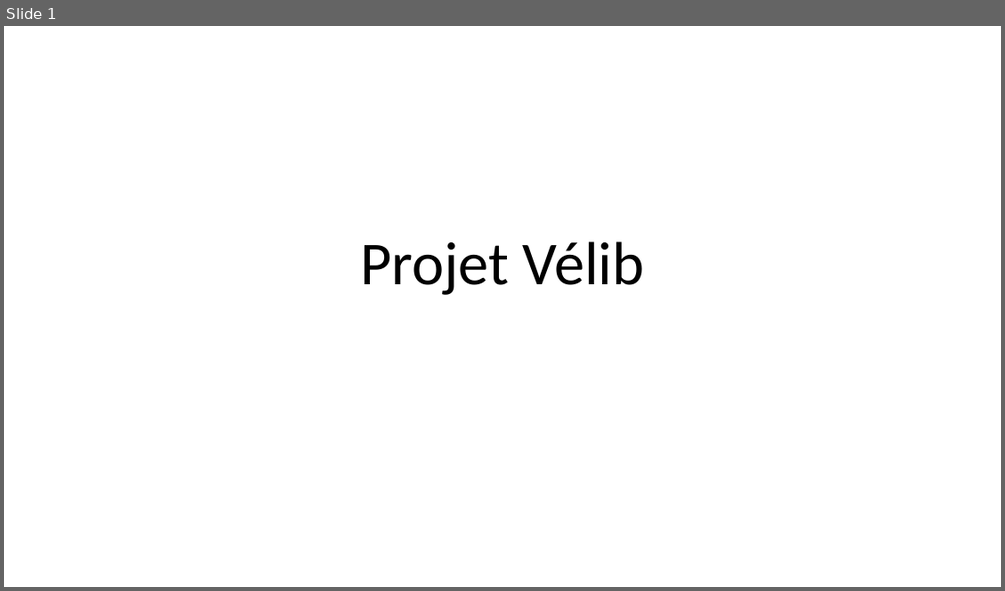
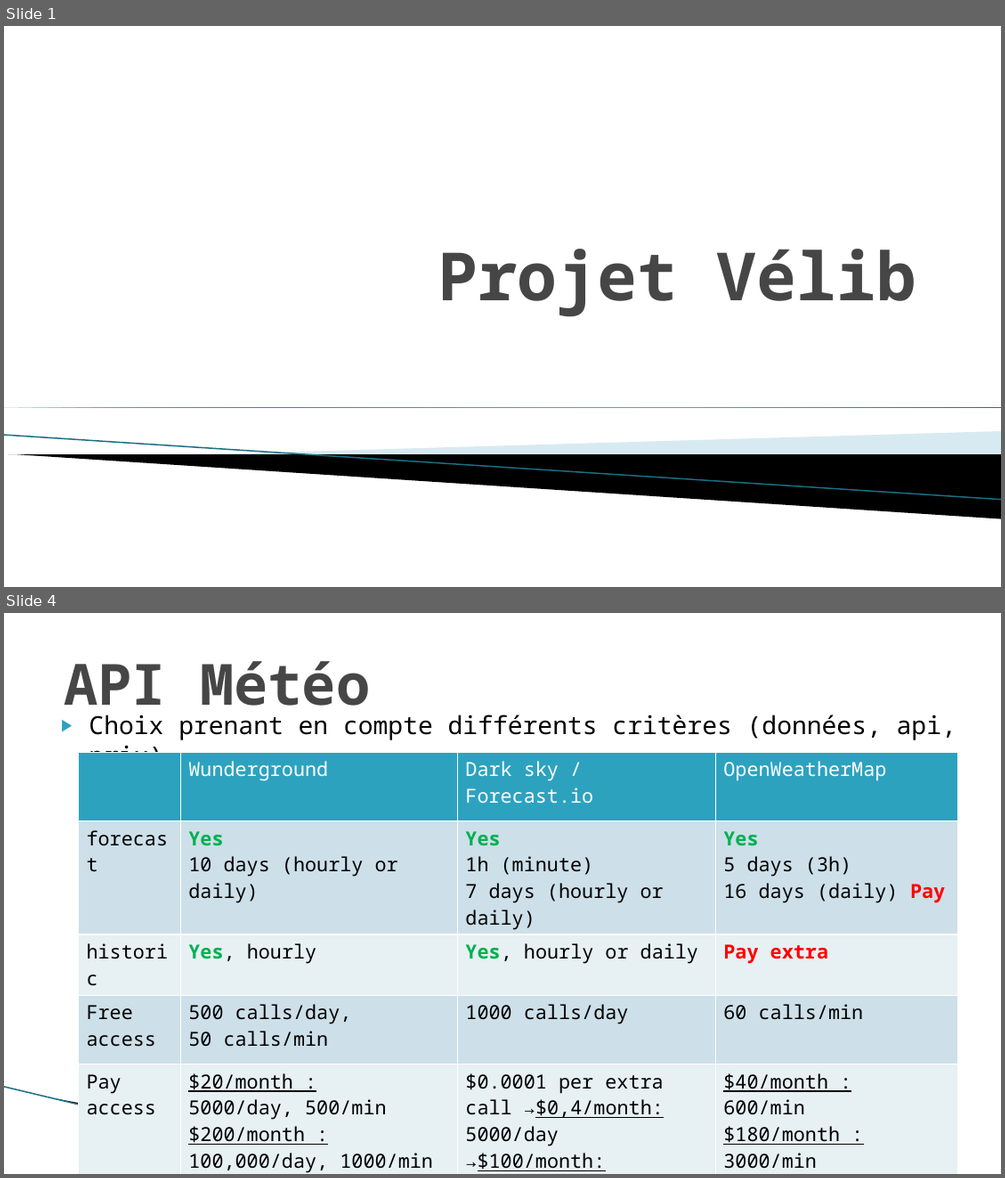
Before and after one commit to DianeBeldame/AppVelib, a slide deck: Presentation v0.1.pptx. Shown one above the other, each under a label of ours: slide 1 before the commit, slides 1 and 4 after it; the slides between them are not shown. The pictures are 1005x591 and 1005x1178 pixels, drawn with LibreOffice and Linux fonts; fonts in the diff are those of the drawing; background and template pictures are left out. Boxes give left, top, right and bottom in pixels: in the first picture for what was removed or moved away, otherwise in the second. Text is boxed around its words. In the diff, an @@ line names an element or a change of style, - is before the commit and + after.

Commit message:
Mise a jour du ppt avec des slides archi, outil, météo

```diff
--- a/Presentation v0.1.pptx
+++ b/Presentation v0.1.pptx
@@ slide 4 added at bbox=[4, 613, 1001, 1174], background #FFFFFF @@
@@ title added at bbox=[64, 661, 370, 720], 41 pt, text #464646, bold @@
+API Météo
@@ text added at bbox=[89, 714, 956, 753], 18 pt, text #000000 @@
+▶ Choix prenant en compte différents critères (données, api, prix)
@@ table added at bbox=[79, 753, 959, 1174], 5 rows, 4 columns @@
+ | Wunderground | Dark sky / Forecast.io | OpenWeatherMap
+forecast | Yes / 10 days (hourly or daily) | Yes / 1h (minute) / 7 days (hourly or daily) | Yes / 5 days (3h) / 16 days (daily) Pay
+historic | Yes, hourly | Yes, hourly or daily | Pay extra
+Free access | 500 calls/day, / 50 calls/min | 1000 calls/day | 60 calls/min
+Pay access | $20/month : / 5000/day, 500/min / $200/month : 100,000/day, 1000/min | $0.0001 per extra call →$0,4/month: / 5000/day / →$100/month: / 100,000/day | $40/month : / 600/min / $180/month : 3000/min
@@ line added from (4, 1086) to (374, 1174), #97C5D8 0.95 pt @@
@@ freeform shape added at bbox=[57, 1098, 460, 1174], fill #000000 @@
@@ freeform shape added at bbox=[59, 1100, 597, 1174], fill #A0CBDC at 40% opacity @@
@@ slide 1 changed as well @@
@@ title "Projet Vélib": place and size @@
-title "Projet Vélib" at bbox=[360, 241, 645, 295]
+title "Projet Vélib" at bbox=[437, 248, 916, 317]
@@ title "Projet Vélib" at bbox=[437, 248, 916, 317]: size 44 to 48 pt, font Calibri to Noto Sans Mono, text colour #000000 to #464646, bold on; alignment centre to right; vertical alignment middle to bottom @@
@@ right triangle added at bbox=[4, 408, 1001, 408], fill gradient #007896 to #4CBBDF @@
@@ line added from (4, 435) to (1001, 499), #97C5D8 0.95 pt @@
@@ freeform shape added at bbox=[188, 431, 1001, 471], fill #A0CBDC at 40% opacity @@
@@ freeform shape added at bbox=[8, 455, 1001, 519], fill #000000 @@
```
Also in this commit, not shown: 7 other slides changed, 3 other slides added.
